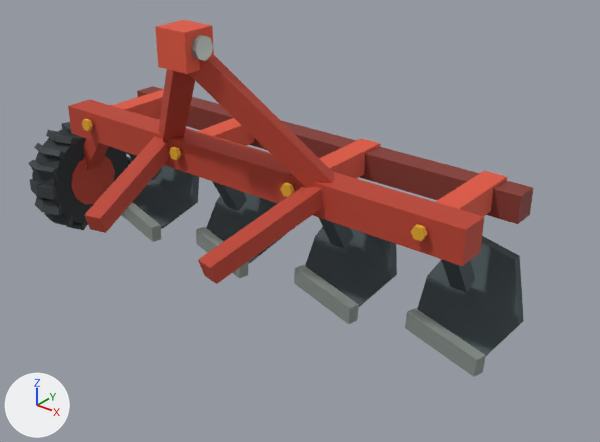
A saved change to the glTF model public/models/farm/plow.glb.
Camera for both pictures: a 50 mm camera at (2.67, -2.88, 2.38) aimed at (0.31, 0.08, 0.55). The axes (+X, +Y, +Z) are drawn at lower left. The lights are the same throughout. The first picture is the older version. Where no turn or scale is listed for an object, it has been applied to the vertices. Vertices at exactly the same position are counted once.

In view in the first picture: 'body__metal', 'body__red', 'body__red2', 'body__red_dark', 'body__steel', 'body__yellow', 'depth_wheel__red', 'depth_wheel__rubber', 'depth_wheel__tread'.
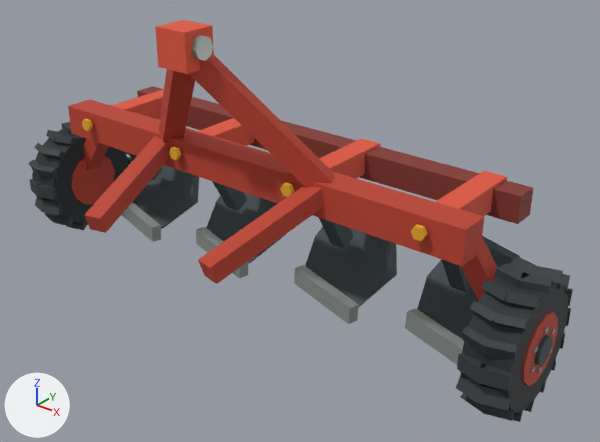
Edits to the scene script, one JSON object a line:
```json
{"block": "me_plow_body_red", "where": "# used by ob_body__red; location = (0.0, 0.0, 0.003)"}
{"op": "remove", "block": "me_plow_body_red", "code": "me_plow_body_red.from_pydata(...)  # 48 vertices, 72 faces; spans x -1.51..1.3, y -0.68..0.16, z 0.32..1.5"}
{"op": "add", "block": "me_plow_body_red", "code": "me_plow_body_red.from_pydata(...)  # 56 vertices, 84 faces; spans x -1.51..1.51, y -0.68..0.16, z 0.32..1.5"}
{"block": "me_plow_body_red", "change": "me_plow_body_red part 1: the loose piece of 8 vertices spanning x -1.51..-1.11, y 0.05..0.16, z 0.32..0.84 is copied, and the copy is turned -176.4 degrees about the z axis through its middle, then moved by (2.62, 0.0, 0.0); it spans x 1.11..1.51, y 0.05..0.16, z 0.32..0.84"}
{"op": "add", "block": "me_plow_depth_wheel_right_steel", "code": ["me_plow_depth_wheel_right_steel = bpy.data.meshes.new('plow_depth_wheel_right_steel')", "me_plow_depth_wheel_right_steel.from_pydata(...)  # 72 vertices, 120 faces; spans x 0.121..0.13, y -0.103..0.103, z -0.115..0.115", "me_plow_depth_wheel_right_steel.materials.append(mat_farm_steel)  # grey #9ca5a0"]}
{"op": "add", "block": "me_plow_depth_wheel_right_metal", "code": ["me_plow_depth_wheel_right_metal = bpy.data.meshes.new('plow_depth_wheel_right_metal')", "me_plow_depth_wheel_right_metal.from_pydata(...)  # a 10-sided cylinder along x spanning x 0.121..0.1386, y -0.0704..0.0704, z -0.067..0.067", "me_plow_depth_wheel_right_metal.materials.append(mat_farm_metal)  # greyish cyan #49565a"]}
{"op": "add", "block": "ob_depth_wheel_right__tread", "code": ["ob_depth_wheel_right__tread = bpy.data.objects.new('depth_wheel_right__tread', me_plow_depth_wheel_tread.copy())  # the mesh of ob_depth_wheel__tread", "ob_depth_wheel_right__tread.location = (1.5, 0.1, 0.323)"]}
{"op": "add", "block": "ob_depth_wheel_right__steel", "code": ["ob_depth_wheel_right__steel = bpy.data.objects.new('depth_wheel_right__steel', me_plow_depth_wheel_right_steel)", "ob_depth_wheel_right__steel.location = (1.5, 0.1, 0.323)"]}
{"op": "add", "block": "ob_depth_wheel_right__rubber", "code": ["ob_depth_wheel_right__rubber = bpy.data.objects.new('depth_wheel_right__rubber', me_plow_depth_wheel_rubber.copy())  # the mesh of ob_depth_wheel__rubber", "ob_depth_wheel_right__rubber.location = (1.5, 0.1, 0.323)"]}
{"op": "add", "block": "ob_depth_wheel_right__red", "code": ["ob_depth_wheel_right__red = bpy.data.objects.new('depth_wheel_right__red', me_plow_depth_wheel_red.copy())  # the mesh of ob_depth_wheel__red", "ob_depth_wheel_right__red.location = (1.5, 0.1, 0.323)"]}
{"op": "add", "block": "ob_depth_wheel_right__metal", "code": ["ob_depth_wheel_right__metal = bpy.data.objects.new('depth_wheel_right__metal', me_plow_depth_wheel_right_metal)", "ob_depth_wheel_right__metal.location = (1.5, 0.1, 0.323)"]}
```

Location of each change, (x1, y1, x2, y2) in pixels of the pictures (600 x 442 px):
```json
{"object": "body__red", "change": "reshaped", "before": [68, 55, 484, 284], "after": [68, 55, 498, 301]}
{"object": "depth_wheel_right__tread", "change": "added", "after": [456, 256, 573, 422]}
{"object": "depth_wheel_right__rubber", "change": "added", "after": [460, 276, 568, 413]}
{"object": "depth_wheel_right__red", "change": "added", "after": [522, 312, 558, 386], "on screen": "red"}
{"object": "depth_wheel_right__metal", "change": "added", "after": [535, 334, 553, 366]}
{"object": "depth_wheel_right__steel", "change": "added", "after": [530, 326, 555, 373]}
{"part": 1, "of": "me_plow_body_red", "change": "added", "after": [461, 210, 498, 301], "on screen": "red"}
```
